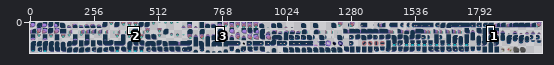
A sprite sheet gets an edit: public/images/spritesheet.png. Above: a wide view before the commit, with the close-up outlined.
Close-up. Old version:
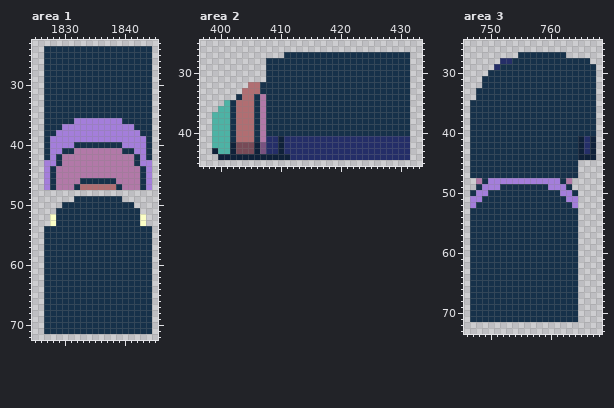
The file is 2040x122 pixels. Colours within 5 levels of each other are drawn and written as one. Shown: area 1: x 1825..1845, y 23..72; area 2: x 397..433, y 25..45; area 3: x 746..768, y 25..73. The commit also changed other parts of the picture, which this record leaves out.
New version:
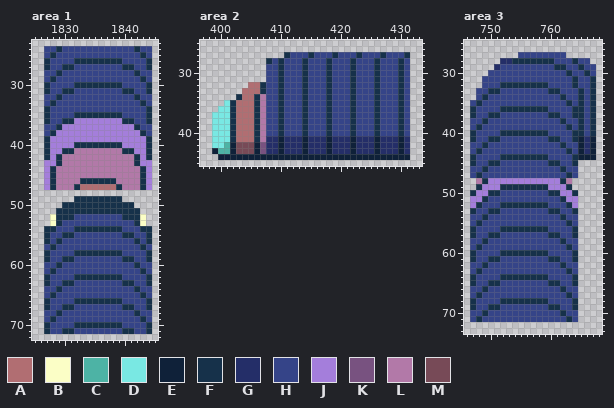
Palette (. is transparent): A #b16e72  B #fbfec6  C #4db3a5  D #79e8e3  E #0f2139  F #16314a  G #242e68  H #354488  J #a47edb  K #785280  L #b279a8  M #774a57
Edits made:
Changed rows in their new state; - is an unchanged pixel.
Area 1:
first column x 1827:
24 HH-HHHHHHHHHHHH-HH
25 H-HHHHHHHHHHHHHH-H
26 -HHHH--------HHHH-
27 -HH--HHHHHHHH--HH-
28 HH-HHHHHHHHHHHH-HH
29 H-HHHHHHHHHHHHHH-H
30 -HHHH--------HHHH-
31 -HH--HHHHHHHH--HH-
32 HH-HHHHHHHHHHHH-HH
33 H-HHHHHHHHHHHHHH-H
34 -HHHHHHHHHHHHHHHH-
35 -HHHH--------HHHH-
36 -HH------------HH-
37 HH--------------HH
38 H----------------H
first column x 1827:
52 -----HHHHHHHH-----
53 ---HHHHHHHHHHHH---
54 --HHH--------HHH--
55 -HH--HHHHHHHH--HH-
56 -H-HHHHHHHHHHHH-H-
57 H-HHHHHHHHHHHHHH-H
58 -HHHH--------HHHH-
59 -HH--HHHHHHHH--HH-
60 HH-HHHHHHHHHHHH-HH
61 H-HHHHHHHHHHHHHH-H
62 -HHHH--------HHHH-
63 -HH--HHHHHHHH--HH-
64 HH-HHHHHHHHHHHH-HH
65 H-HHHHHHHHHHHHHH-H
66 -HHHH--------HHHH-
67 -HH--HHHHHHHH--HH-
68 HH-HHHHHHHHHHHH-HH
69 H-HHHHHHHHHHHHHH-H
70 -HHHH--------HHHH-
71 -HH--HHHHHHHH--HH-
Area 2:
first column x 399:
27 -------------HHH-HHH-HHH-HHH-HHH-
28 ----------H-HHH-HHH-HHH-HHH-HHH-H
29 ---------HH-HHH-HHH-HHH-HHH-HHH-H
30 ---------HH-HHH-HHH-HHH-HHH-HHH-H
31 ---------HH-HHH-HHH-HHH-HHH-HHH-H
32 ---------HH-HHH-HHH-HHH-HHH-HHH-H
33 ---------HH-HHH-HHH-HHH-HHH-HHH-H
34 ---------HH-HHH-HHH-HHH-HHH-HHH-H
35 --D------HH-HHH-HHH-HHH-HHH-HHH-H
36 -DD------HH-HHH-HHH-HHH-HHH-HHH-H
37 DDD------HH-HHH-HHH-HHH-HHH-HHH-H
38 DDD------HH-HHH-HHH-HHH-HHH-HHH-H
39 DDD------HH-HHH-HHH-HHH-HHH-HHH-H
40 DDD------HH-HHH-HHH-HHH-HHH-HHH-H
41 DDD------------E---E---E---E---E-
42 DD-------------E---E---E---E---E-
43 ---------------E---E---E---E---E-
44 -------------EEEEEEEEEEEEEEEEEEEE
Area 3:
first column x 747:
27 --------HHHHHHHH-----
28 --------------HHH-HH-
29 -----HHHHHHHHH--HH-HH
30 ---HHHHHHHHHHHHH-HH-H
31 --HHHHHHHHHHHHHHH-HH-
32 --HHH--------HHHH-HH-
33 -HH--HHHHHHHH--HHH-H-
34 -H-HHHHHHHHHHHH-HH-H-
35 H-HHHHHHHHHHHHHH-H-H-
36 -HHHH--------HHHH--H-
37 -HH--HHHHHHHH--HH--H-
38 HH-HHHHHHHHHHHH-HH-H-
39 H-HHHHHHHHHHHHHH-H-H-
40 -HHHH--------HHHH--H-
41 -HH--HHHHHHHH--HH----
42 HH-HHHHHHHHHHHH-HH---
43 H-HHHHHHHHHHHHHH-H---
44 -HHHH--------HHHH----
45 -HH--HHHHHHHH--HH----
46 HH-HHHHHHHHHHHH-HH---
47 H-HHHHHHHHHHHHHH-H---
50 -----HHHHHHHH--------
51 ---HHHHHHHHHHHH------
52 --HHH--------HHH-----
53 -HH--HHHHHHHH--HH----
54 HH-HHHHHHHHHHHH-HH---
55 H-HHHHHHHHHHHHHH-H---
56 -HHHH--------HHHH----
57 -HH--HHHHHHHH--HH----
58 HH-HHHHHHHHHHHH-HH---
59 H-HHHHHHHHHHHHHH-H---
60 -HHHH--------HHHH----
61 -HH--HHHHHHHH--HH----
62 HH-HHHHHHHHHHHH-HH---
63 H-HHHHHHHHHHHHHH-H---
64 -HHHH--------HHHH----
65 -HH--HHHHHHHH--HH----
66 HH-HHHHHHHHHHHH-HH---
67 H-HHHHHHHHHHHHHH-H---
68 -HHHH--------HHHH----
69 -HH--HHHHHHHH--HH----
70 HH-HHHHHHHHHHHH-HH---
71 H-HHHHHHHHHHHHHH-H---
Where, in picture pixels (left, top, right, bottom), the same in both close-ups:
changed: (44, 46, 152, 136)
changed: (44, 214, 152, 334)
changed: (266, 52, 410, 160)
changed: (212, 100, 230, 148)
changed: (470, 52, 596, 322)
